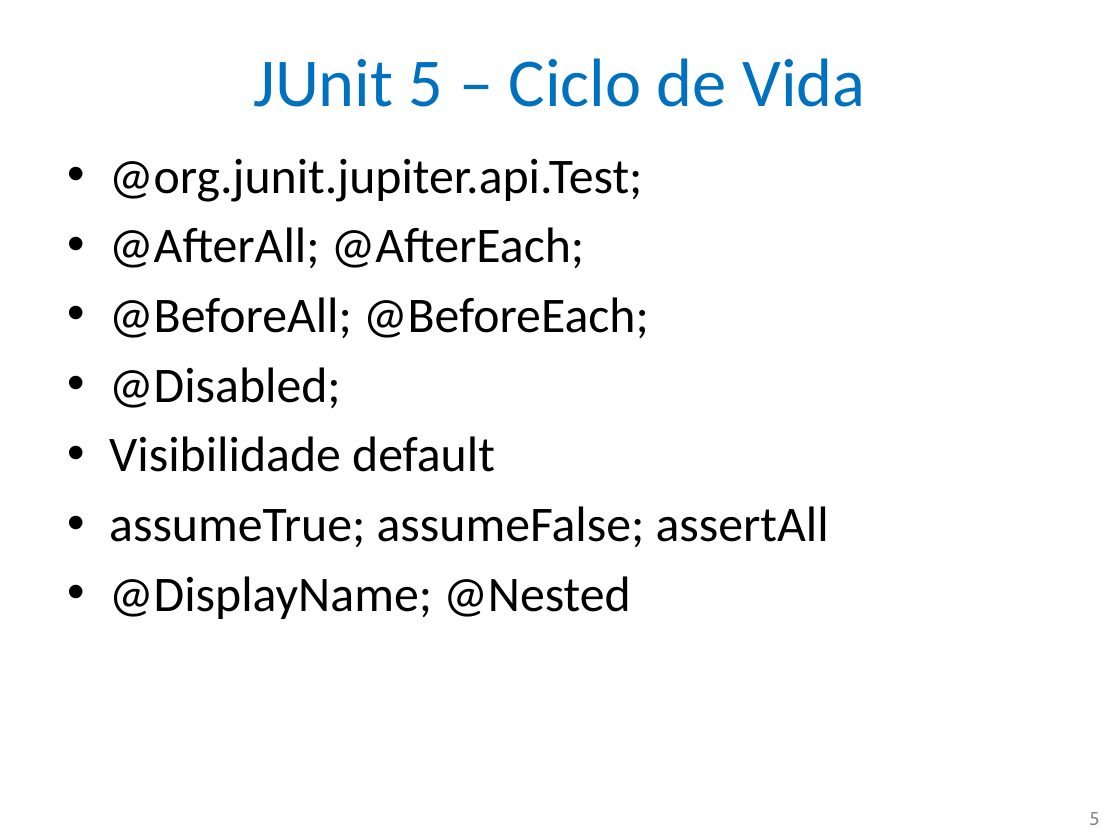
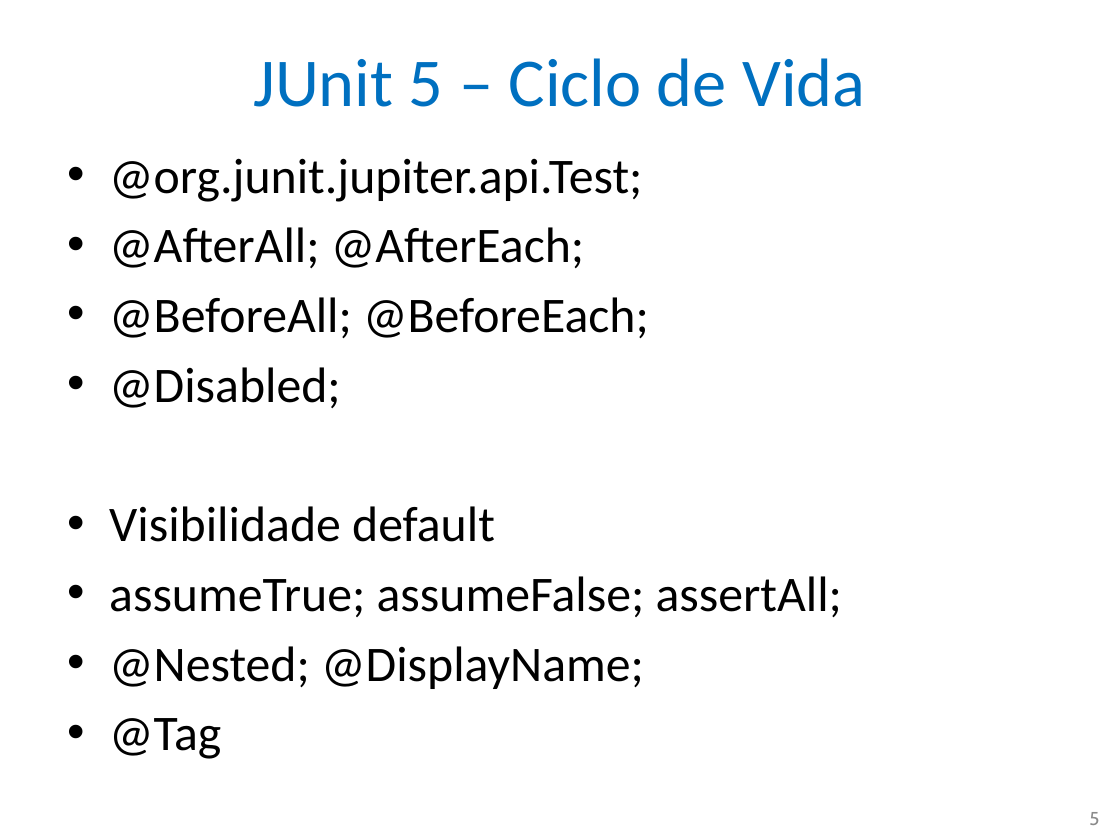
Before and after one commit to nascimentolwtn/INPE-CAP-385_DesenvolvimentoFrameworks, a slide deck: slide 5 of CAP385-00-Presentations/02-JUnit 5/02-JUnit 5.pptx. Drawn at 1120x840 pixels with LibreOffice and Linux fonts; fonts in the diff are those of the drawing. Boxes give left, top, right and bottom in pixels: in the first picture for what was removed or moved away, otherwise in the second. Text is boxed around its words. In the diff, an @@ line names an element or a change of style, - is before the commit and + after.

Commit message:
Testes adicionais, Tag Jenkins

```diff
--- a/CAP385-00-Presentations/02-JUnit 5/02-JUnit 5.pptx
+++ b/CAP385-00-Presentations/02-JUnit 5/02-JUnit 5.pptx
@@ text at <box>109,576,842,759</box>: text changed @@
-• assumeTrue; assumeFalse; assertAll
-• @DisplayName; @Nested
+• assumeTrue; assumeFalse; assertAll;
+• @Nested; @DisplayName;
+• @Tag
```
